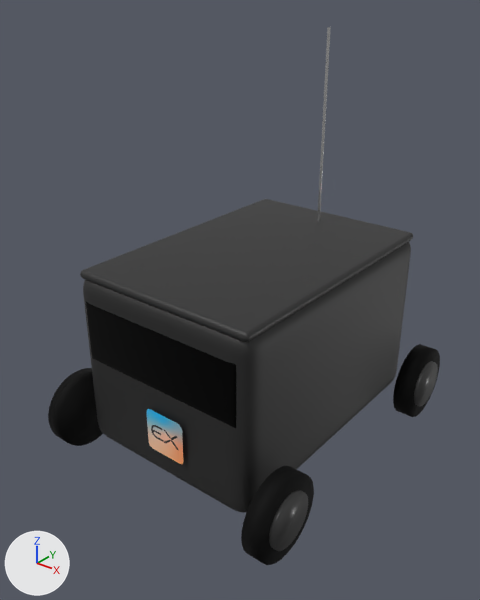
An edit to the glTF model elyx.glb, drawn before and after from the same camera.
Both versions are drawn from a camera (50 mm lens) standing at (1.007, -1.337, 1.23) and looking at (-0.005, -0.072, 0.446). The axes (+X, +Y, +Z) are drawn at lower left. The lights are the same throughout. The older version comes first. Vertices at exactly the same position are counted once.

Names of what the first picture shows: 'elyx'.
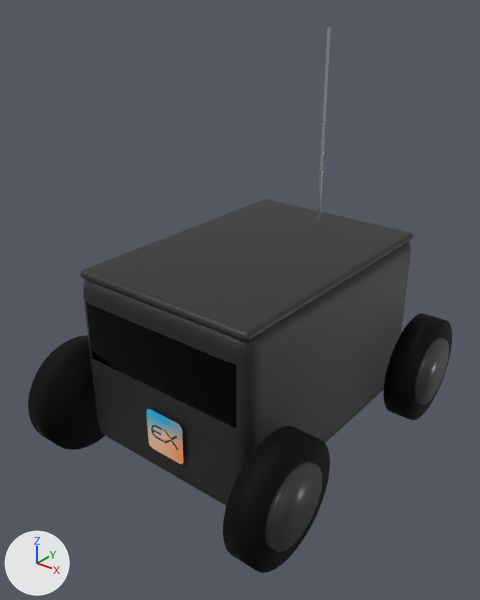
The change, as a diff of the scene's bpy script:
```diff
--- a/elyx.glb.py
+++ b/elyx.glb.py
@@ me_elyx @@
 # used by ob_elyx; location = (0.0, 0.0, 0.0)
-me_elyx.from_pydata(...)  # 17774 vertices, 35488 faces; spans x -0.379..0.379, y -0.475..0.475, z 0.0..1.11
+me_elyx.from_pydata(...)  # 17774 vertices, 35488 faces; spans x -0.394..0.394, y -0.525..0.525, z 0.0..1.11
+# me_elyx part 1: the loose piece of 64 vertices spanning x 0.359..0.379, y -0.436..-0.294, z 0.039..0.181 is scaled about its middle by 1.45, then moved by (0.011, 0.0, 0.05)
+# me_elyx part 2: the loose piece of 64 vertices spanning x 0.359..0.379, y 0.294..0.436, z 0.039..0.181 is scaled about its middle by 1.45, then moved by (0.011, 0.0, 0.05)
+# me_elyx part 3: the loose piece of 64 vertices spanning x -0.369..-0.321, y -0.475..-0.255, z 0.0..0.22 is scaled about its middle by 1.45, then moved by (0.0, 0.0, 0.05)
+# me_elyx part 4: the loose piece of 64 vertices spanning x 0.321..0.369, y -0.475..-0.255, z 0.0..0.22 is scaled about its middle by 1.45, then moved by (0.0, 0.0, 0.05)
+# me_elyx part 5: the loose piece of 64 vertices spanning x 0.321..0.369, y 0.255..0.475, z 0.0..0.22 is scaled about its middle by 1.45, then moved by (0.0, 0.0, 0.05)
+# other edits to the shape of me_elyx do not show in these pictures
 me_elyx.materials.append(mat_elyx_body_black)
```

Location of each change, [x1, y1, x2, y2] in pixels of the pictures (480 x 600 px; the box of a moved part takes in the faces that stretch with it):
'elyx', reshaped (8% wider): before [48, 27, 440, 565]; after [28, 27, 452, 573]
part 1 of me_elyx, moved or reshaped: before [269, 490, 308, 551]; after [265, 461, 322, 552]
part 2 of me_elyx, moved or reshaped: before [414, 361, 438, 406]; after [414, 338, 449, 405]
part 3 of me_elyx, moved or reshaped: before [48, 368, 103, 446]; after [28, 335, 105, 450]
part 4 of me_elyx, moved or reshaped: before [241, 466, 314, 565]; after [223, 426, 330, 573]
part 5 of me_elyx, moved or reshaped: before [393, 344, 440, 417]; after [383, 313, 452, 420]
